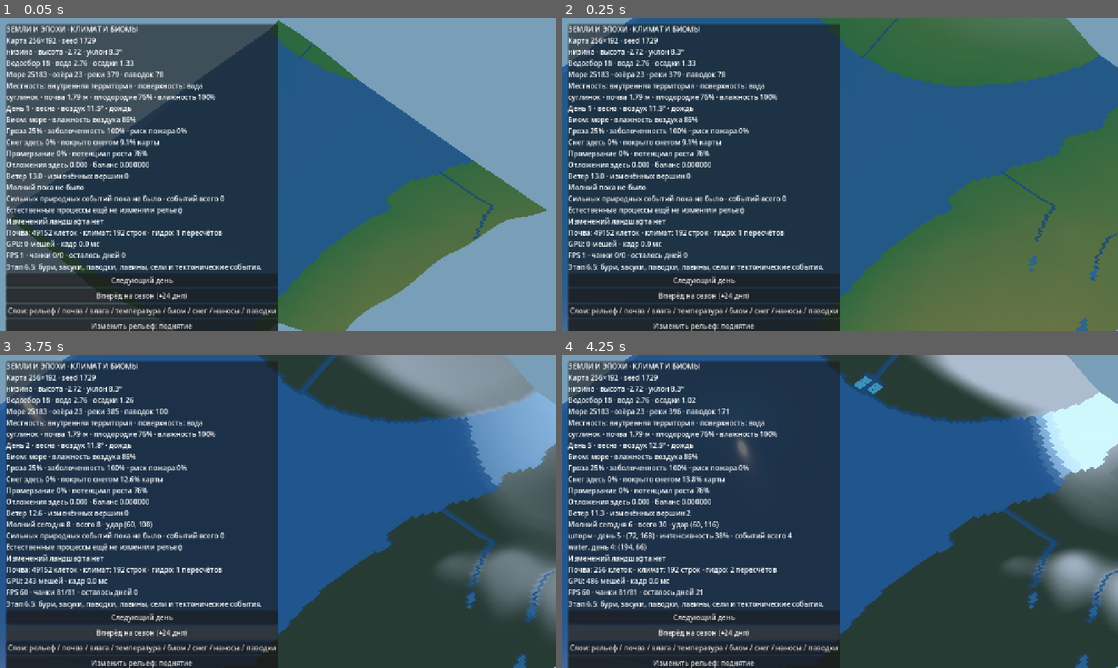
Above: before the commit, frames 1-4 (two rows, left to right).
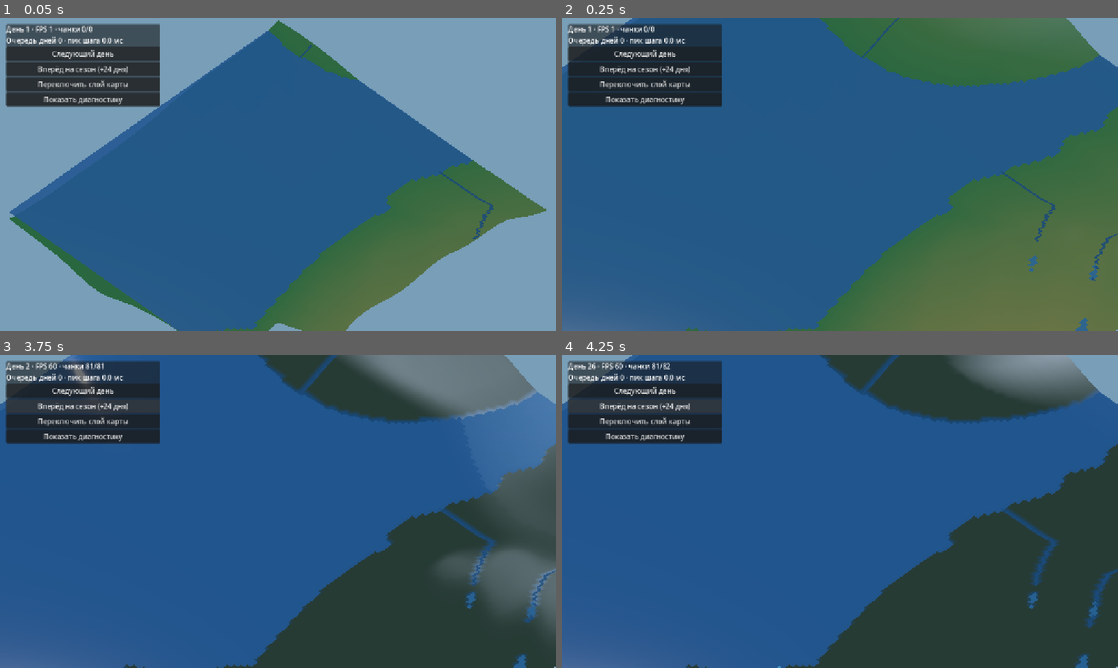
Above: after the commit, the same moments.

Repository: cyrox007/lands-and-ages
Game: Godot game, scene res://scenes/world.tscn
Same seed, same stepped clock (60 frames per second), same inputs: the game is played once before the commit and once after it.
Inputs (mouse positions are in pixels of both pictures, inside the frame that each line leads up to):
- Up to frame 1 (0.05 s): no input
- Up to frame 2 (0.25 s): no input
- Up to frame 3 (3.75 s): click "Слои: рельеф / почва / влага …" (after the commit: "Переключить слой карты") at 0.5 s; click (83, 436) at 1.25 s, where only the run after the commit has a clickable "Показать диагностику"; click (83, 436) at 2 s, where only the run after the commit has a clickable "Скрыть диагностику"; click "Следующий день" at 2.75 s; click "Вперёд на сезон (+24 дня)" at 3.5 s
- Up to frame 4 (4.25 s): no input

The runs differ from the first frame. In frame 1, 46% of the frame differs, in the area x 1-50%, y 1-100%; in frame 2, 46%; in frame 3, 53%; in frame 4, 57%, in the area x 1-100%, y 0-100%.

Commit message:
perf(world): считать сезон без промежуточных GPU-перестроек, свернуть техническую панель

Diff:
--- a/godot/scripts/world.gd
+++ b/godot/scripts/world.gd
@@ -39,6 +39,9 @@
 var _last_event := "Изменений ландшафта нет"
 var _view_mode := 4
 var _days_pending := 0
+var _last_day_step_us := 0
+var _peak_day_step_us := 0
+var _visual_refreshes := 0
 var _water_material: StandardMaterial3D
 var _center := Vector2.ZERO
 var _camera: Camera3D
@@ -51,6 +54,9 @@
 var _chunk_rebuilds := 0
 var _chunk_center := Vector2i(-1, -1)
 var _status: Label
+var _summary: Label
+var _debug_details: VBoxContainer
+var _details_toggle: Button
 var _hud_timer := 0.0
 
 
@@ -131,16 +137,12 @@
 	add_child(canvas_layer)
 	var panel := PanelContainer.new()
 	panel.position = Vector2(14, 14)
-	panel.custom_minimum_size = Vector2(320, 130)
+	panel.custom_minimum_size = Vector2(355, 0)
 	canvas_layer.add_child(panel)
 	var column := VBoxContainer.new()
 	panel.add_child(column)
-	_status = Label.new()
-	column.add_child(_status)
-	var info := Label.new()
-	info.text = "Этап 6.5: бури, засухи, паводки, лавины, сели и тектонические события."
-	info.autowrap_mode = TextServer.AUTOWRAP_WORD_SMART
-	column.add_child(info)
+	_summary = Label.new()
+	column.add_child(_summary)
 	var day_button := Button.new()
 	day_button.text = "Следующий день"
 	day_button.pressed.connect(func(): _queue_days(1))
@@ -150,19 +152,37 @@
 	season_button.pressed.connect(func(): _queue_days(Climate.SEASON_DAYS))
 	column.add_child(season_button)
 	var view_button := Button.new()
-	view_button.text = "Слои: рельеф / почва / влага / температура / биом / снег / наносы / паводки"
+	view_button.text = "Переключить слой карты"
 	view_button.pressed.connect(_cycle_view)
 	column.add_child(view_button)
+	_details_toggle = Button.new()
+	_details_toggle.text = "Показать диагностику"
+	_details_toggle.pressed.connect(_toggle_debug)
+	column.add_child(_details_toggle)
+	_debug_details = VBoxContainer.new()
+	_debug_details.visible = false
+	column.add_child(_debug_details)
+	var scroll := ScrollContainer.new()
+	scroll.custom_minimum_size = Vector2(360, 275)
+	_debug_details.add_child(scroll)
+	_status = Label.new()
+	_status.custom_minimum_size = Vector2(345, 0)
+	_status.autowrap_mode = TextServer.AUTOWRAP_WORD_SMART
+	scroll.add_child(_status)
 	for kind in ["поднятие", "просадка", "эрозия", "оползень"]:
 		var event_button := Button.new()
 		event_button.text = "Изменить рельеф: " + kind
 		event_button.pressed.connect(_apply_landscape_event.bind(kind))
-		column.add_child(event_button)
-	var hint := Label.new()
-	hint.text = "WASD / стрелки — перемещение · колесо — масштаб · пальцем — сдвиг"
-	hint.autowrap_mode = TextServer.AUTOWRAP_WORD_SMART
-	column.add_child(hint)
+		_debug_details.add_child(event_button)
 	_update_hud()
+
+
+func _toggle_debug() -> void:
+	_debug_details.visible = not _debug_details.visible
+	_details_toggle.text = "Скрыть диагностику" if _debug_details.visible \
+		else "Показать диагностику"
+	_update_hud()
+
 
 func _update_camera() -> void:
 	var offset := Vector3(45.0, 63.0, 45.0)
@@ -186,28 +206,32 @@
 		movement.y += 1.0
 	if movement.length_squared() > 0.0:
 		_move_center(movement.normalized() * CAMERA_SPEED * delta * _camera.size / 66.0)
-	# Большие переходы по календарю считаются по одному дню за кадр,
-	# чтобы управление камерой и интерфейс не блокировались на сезон.
-	if _days_pending > 0 and _pending.is_empty():
-		# Обновляем изображение после каждого шага, чтобы снег наступал
-		# на глазах, а не появлялся целиком в последний день сезона.
+	# Физика не пропускает дни. При ускоренном календаре экран
+	# показывает предыдущий полноценный кадр до конца перемотки.
+	if _days_pending > 0:
+		var step_started := Time.get_ticks_usec()
 		_simulate_one_day()
+		_last_day_step_us = Time.get_ticks_usec() - step_started
+		_peak_day_step_us = maxi(_peak_day_step_us, _last_day_step_us)
 		_days_pending -= 1
-		_refresh_visible(true)
-	# Внешние системы могут изменить ландшафт без нажатия кнопки:
-	# их сигнал тоже должен попасть в текущий кадр.
+		if _days_pending == 0:
+			# Только один пакет визуальных изменений на всю перемотку.
+			_refresh_visible(true)
+			_visual_refreshes += 1
 	if not _terrain_dirty.is_empty():
 		_flush_world_changes()
-	# Видеокарта не должна получать десятки мешей за один кадр.
-	# На быстром ПК обновляем больше чанков, на телефоне — меньше.
-	var frame_start := Time.get_ticks_usec()
-	var built := 0
-	while built < MAX_BUILDS_PER_FRAME and not _pending.is_empty():
-		_create_chunk(_pending.pop_front())
-		built += 1
-		if Time.get_ticks_usec() - frame_start >= MESH_BUDGET_US:
-			break
-	_last_chunk_build_us = Time.get_ticks_usec() - frame_start
+	# Обновление мешей откладывается до конца перемотки,
+	# поэтому очередь GPU не тормозит каждый из 24 физических дней.
+	_last_chunk_build_us = 0
+	if _days_pending == 0:
+		var frame_start := Time.get_ticks_usec()
+		var built := 0
+		while built < MAX_BUILDS_PER_FRAME and not _pending.is_empty():
+			_create_chunk(_pending.pop_front())
+			built += 1
+			if Time.get_ticks_usec() - frame_start >= MESH_BUDGET_US:
+				break
+		_last_chunk_build_us = Time.get_ticks_usec() - frame_start
 	_hud_timer += delta
 	if _hud_timer > 0.3:
 		_update_hud()
@@ -322,9 +346,10 @@
 	_climate.rebuild_if_stale(chunks)
 	_surface.rebuild(chunks)
 	_surface.synchronize_climate(_climate, _climate.last_updated_rows)
-	# Rebuild гидрологии уже использует сохранённый сток:
-	# второй apply_rainfall_map здесь был лишним.
-	_refresh_visible(true)
+	# Глобальный сток уже содержит воду текущего дня.
+	# Во время перемотки не создаём меши на каждом шаге.
+	if _days_pending == 0:
+		_refresh_visible(true)
 
 
 func _apply_landscape_event(kind: String) -> void:
@@ -373,7 +398,13 @@
 	_update_hud()
 
 func _update_hud() -> void:
-	if _status == null:
+	if _summary == null:
+		return
+	_summary.text = "День %d · FPS %d · чанки %d/%d\nОчередь дней %d · пик шага %.1f мс" % [
+		_climate.day, Engine.get_frames_per_second(), _active.size(),
+		_active.size() + _pending.size(), _days_pending,
+		float(_peak_day_step_us) / 1000.0]
+	if _debug_details == null or not _debug_details.visible:
 		return
 	var profile := Relief.profile_at(_world_model, _center)
 	var water: Dictionary = _hydro.water_at(_world_model.config.cell_at(_center))
@@ -425,8 +456,12 @@
 	_status.text += "Почва: %d клеток · климат: %d строк · гидро: %d пересчётов\n" % [
 		_surface.last_rebuilt_cells, _climate.last_rebuild_rows,
 		_hydro.full_rebuilds]
-	_status.text += "GPU: %d мешей · кадр %.1f мс\n" % [
-		_chunk_rebuilds, float(_last_chunk_build_us) / 1000.0]
+	_status.text += "GPU: %d мешей · кадр %.1f мс · перерисовок сезонов %d\n" % [
+		_chunk_rebuilds, float(_last_chunk_build_us) / 1000.0,
+		_visual_refreshes]
+	_status.text += "Шаг физики: последний %.1f мс · максимум %.1f мс\n" % [
+		float(_last_day_step_us) / 1000.0,
+		float(_peak_day_step_us) / 1000.0]
 	_status.text += "FPS %d · чанки %d/%d · осталось дней %d" % [
 		Engine.get_frames_per_second(), _active.size(),
 		_active.size() + _pending.size(), _days_pending]
